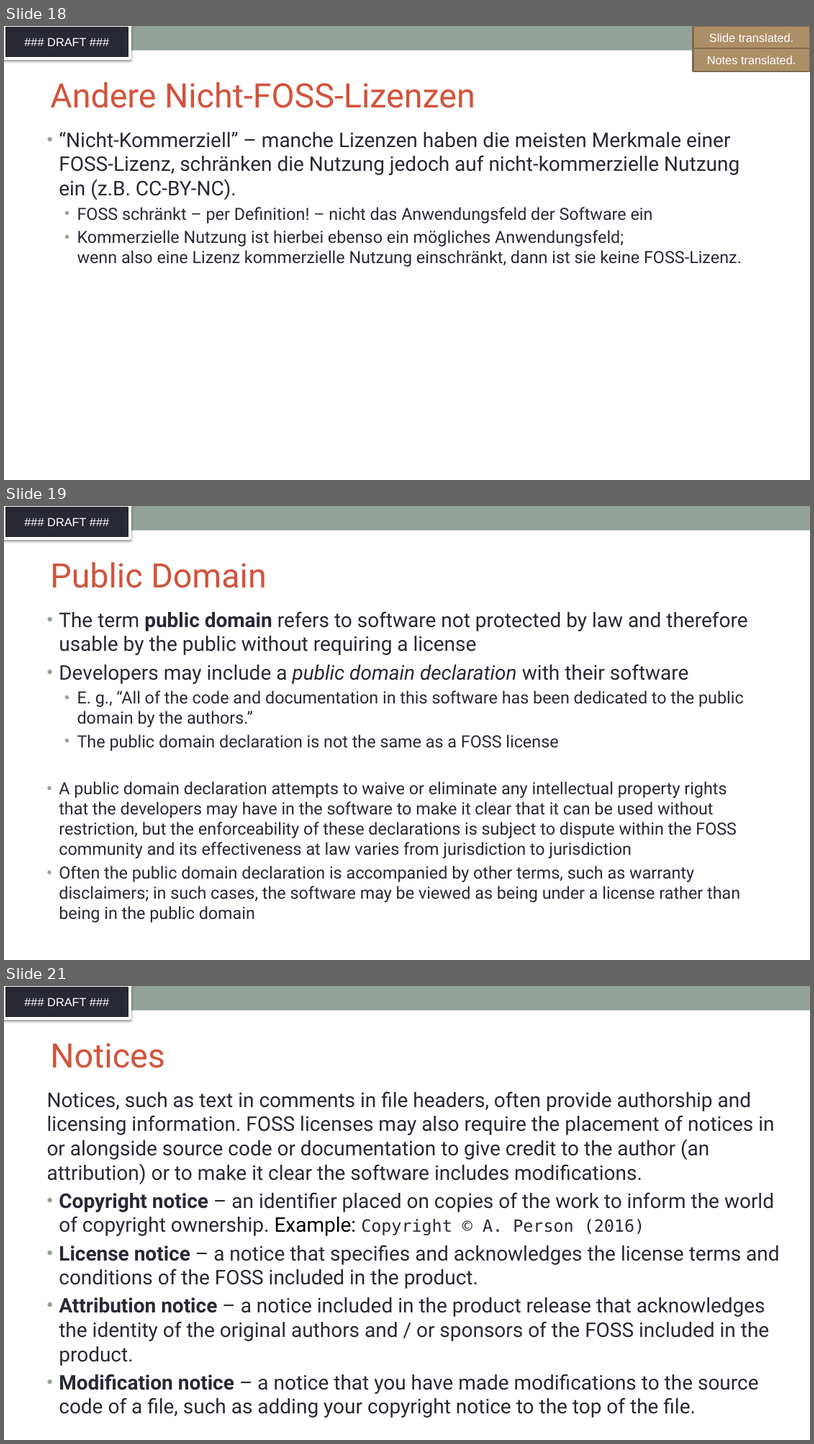
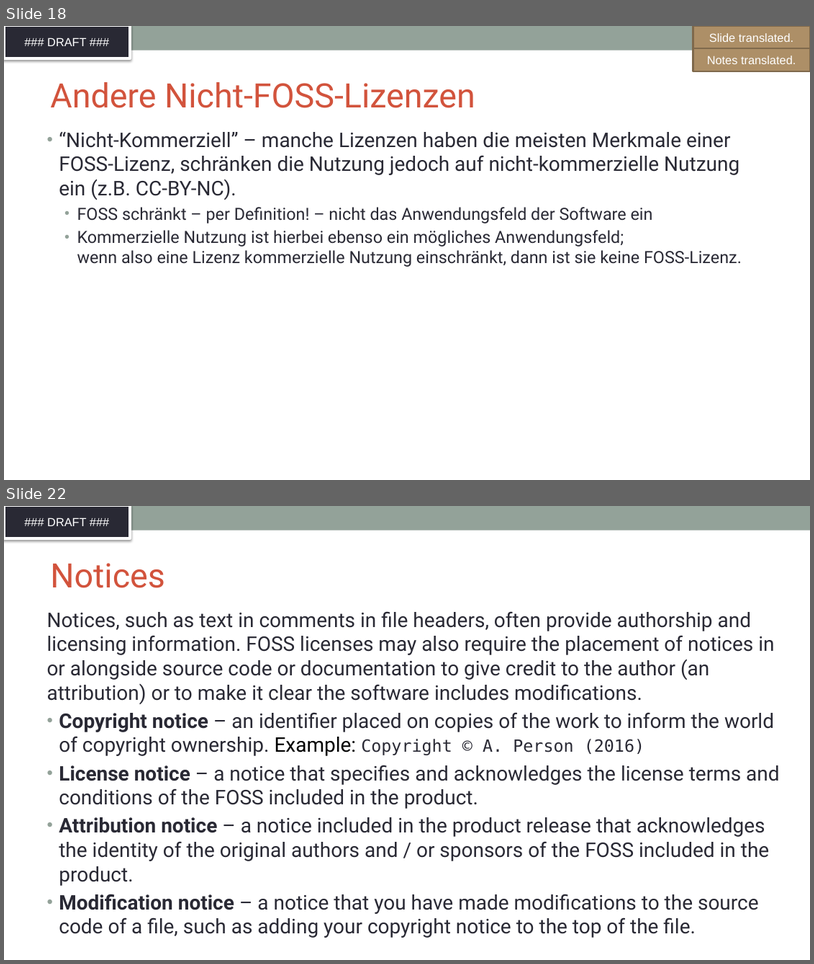
Before and after one commit to SThanheiser/curriculum, a slide deck: translation-DE/slides/DFT_openchain-curriculum-for-1-1_GER.pptx. Shown one above the other, each under a label of ours: slides 18, 19 and 21 before the commit, slides 18 and 22 after it; the slides between them are not shown. The pictures are 814x1444 and 814x964 pixels, drawn with LibreOffice and Linux fonts; fonts in the diff are those of the drawing; background and template pictures are left out. Boxes give left, top, right and bottom in pixels: in the first picture for what was removed or moved away, otherwise in the second. Text is boxed around its words. In the diff, an @@ line names an element or a change of style, - is before the commit and + after.

Commit message:
translated slides 17, 18, 19, added 20, translated new-21

```diff
--- a/translation-DE/slides/DFT_openchain-curriculum-for-1-1_GER.pptx
+++ b/translation-DE/slides/DFT_openchain-curriculum-for-1-1_GER.pptx
@@ slide 19 removed at [4, 506, 810, 960], background #FFFFFF; not listed: 2 template elements that a slide beside it also shows @@
@@ title removed at [50, 562, 267, 588] @@
-Public Domain
@@ text removed at [59, 611, 748, 922] @@
-• The term public domain refers to software not protected by law and therefore usable by the public without requiring a license
-• Developers may include a public domain declaration with their software
-  • E. g., “All of the code and documentation in this software has been dedicated to the public domain by the authors.”
-  • The public domain declaration is not the same as a FOSS license
-• A public domain declaration attempts to waive or eliminate any intellectual property rights that the developers may have in the software to make it clear that it can be used without restriction, but the enforceability of these declarations is subject to dispute within the FOSS community and its effectiveness at law varies from jurisdiction to jurisdiction
-• Often the public domain declaration is accompanied by other terms, such as warranty disclaimers; in such cases, the software may be viewed as being under a license rather than being in the public domain
@@ what was slide 21 is now slide 22 @@
```
Also in this commit, not shown: 4 slides added, 2 other slides removed.
